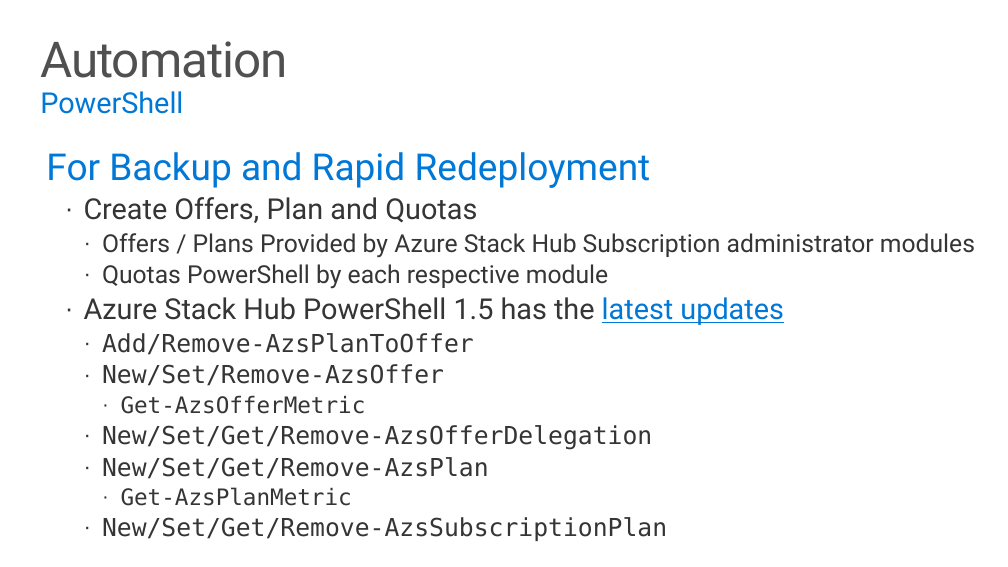
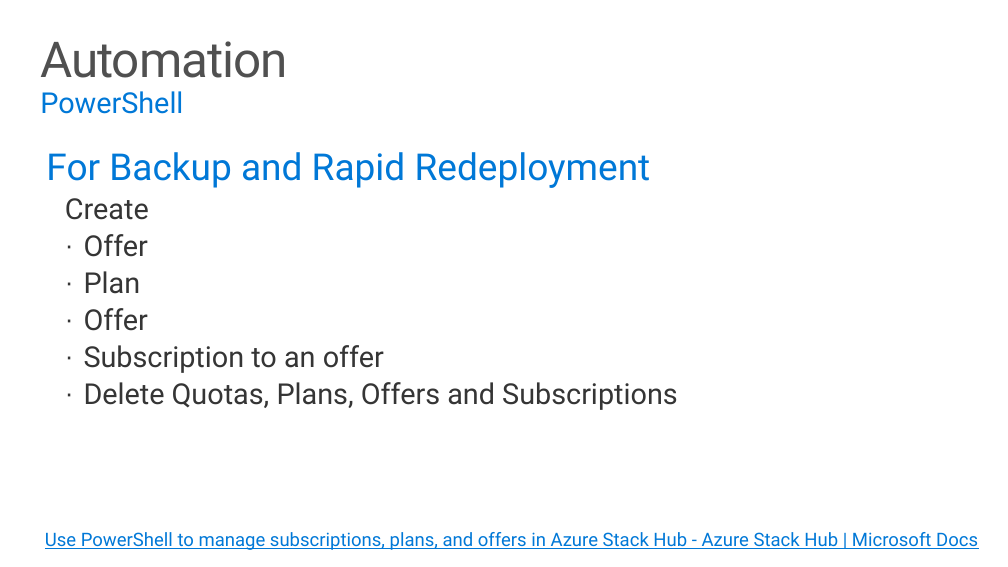
Before and after one commit to Azure-Samples/Azure-Stack-Hub-Foundation-Core, a slide deck: slide 38 of ASF-Training/ASF-slides/M05a Azure Stack Hub Offers and Plans.pptx (slide 37 before the commit). Drawn at 1008x567 pixels with LibreOffice and Linux fonts; fonts in the diff are those of the drawing. Boxes give left, top, right and bottom in pixels: in the first picture for what was removed or moved away, otherwise in the second. Text is boxed around its words. In the diff, an @@ line names an element or a change of style, - is before the commit and + after.

```diff
--- a/ASF-Training/ASF-slides/M05a Azure Stack Hub Offers and Plans.pptx
+++ b/ASF-Training/ASF-slides/M05a Azure Stack Hub Offers and Plans.pptx
@@ text at (65, 198, 678, 410): text changed; size 24 to 28 pt; font DejaVu Sans Mono to Roboto @@
-  · Create Offers, Plan and Quotas
-    · Offers / Plans Provided by Azure Stack Hub Subscription administrator modules
-    · Quotas PowerShell by each respective module
-  · Azure Stack Hub PowerShell 1.5 has the latest updates
-    · Add/Remove-AzsPlanToOffer
-    · New/Set/Remove-AzsOffer
-      · Get-AzsOfferMetric
-    · New/Set/Get/Remove-AzsOfferDelegation
-    · New/Set/Get/Remove-AzsPlan
-      · Get-AzsPlanMetric
-    · New/Set/Get/Remove-AzsSubscriptionPlan
+  Create
+  · Offer
+  · Plan
+  · Offer
+  · Subscription to an offer
+  · Delete Quotas, Plans, Offers and Subscriptions
@@ text added at (45, 532, 978, 550), 18 pt, text #0078D7, underline @@
+Use PowerShell to manage subscriptions, plans, and offers in Azure Stack Hub - Azure Stack Hub | Microsoft Docs
```
Also in this commit, not shown: 8 other slides changed, 1 slide added, 43 other files.
